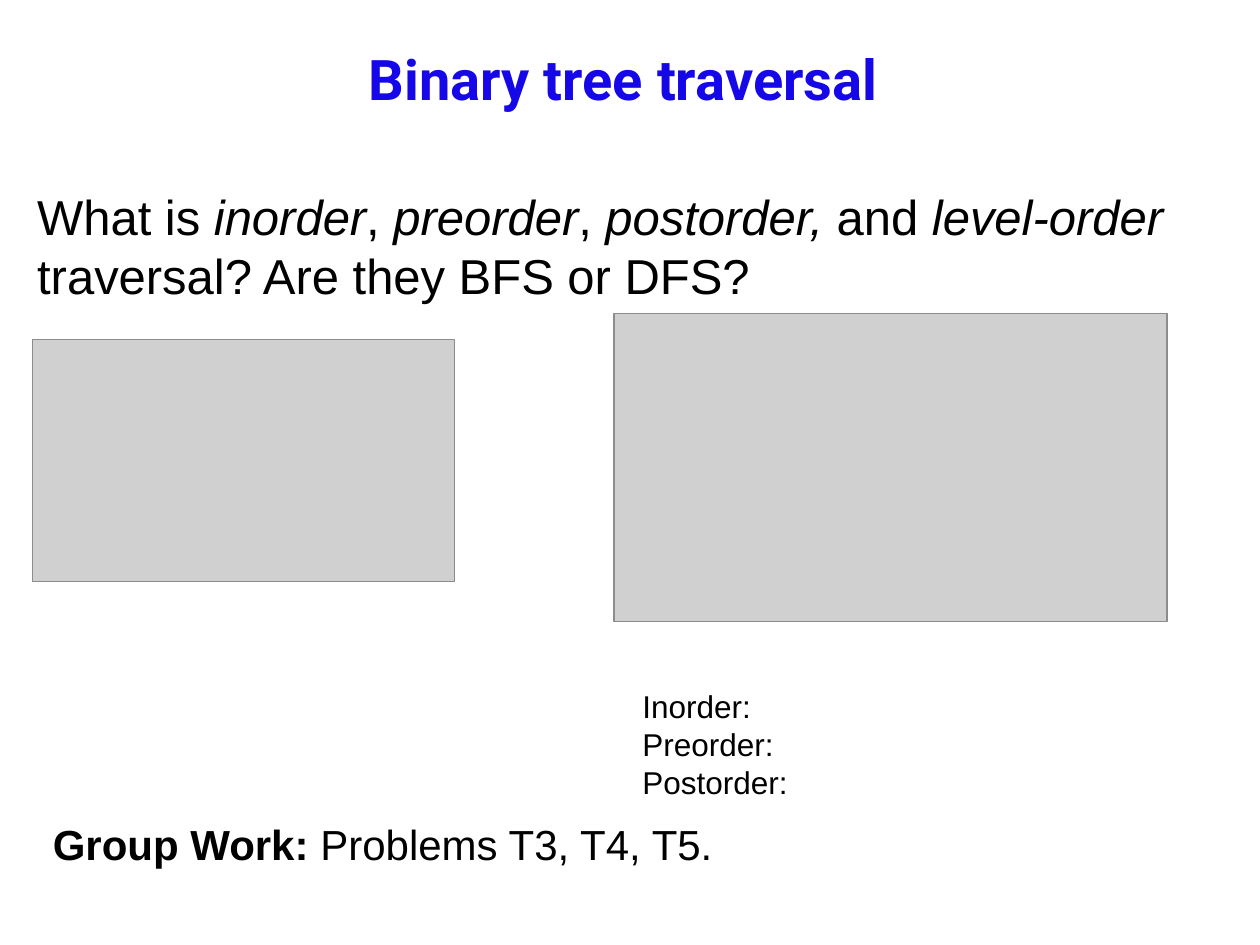
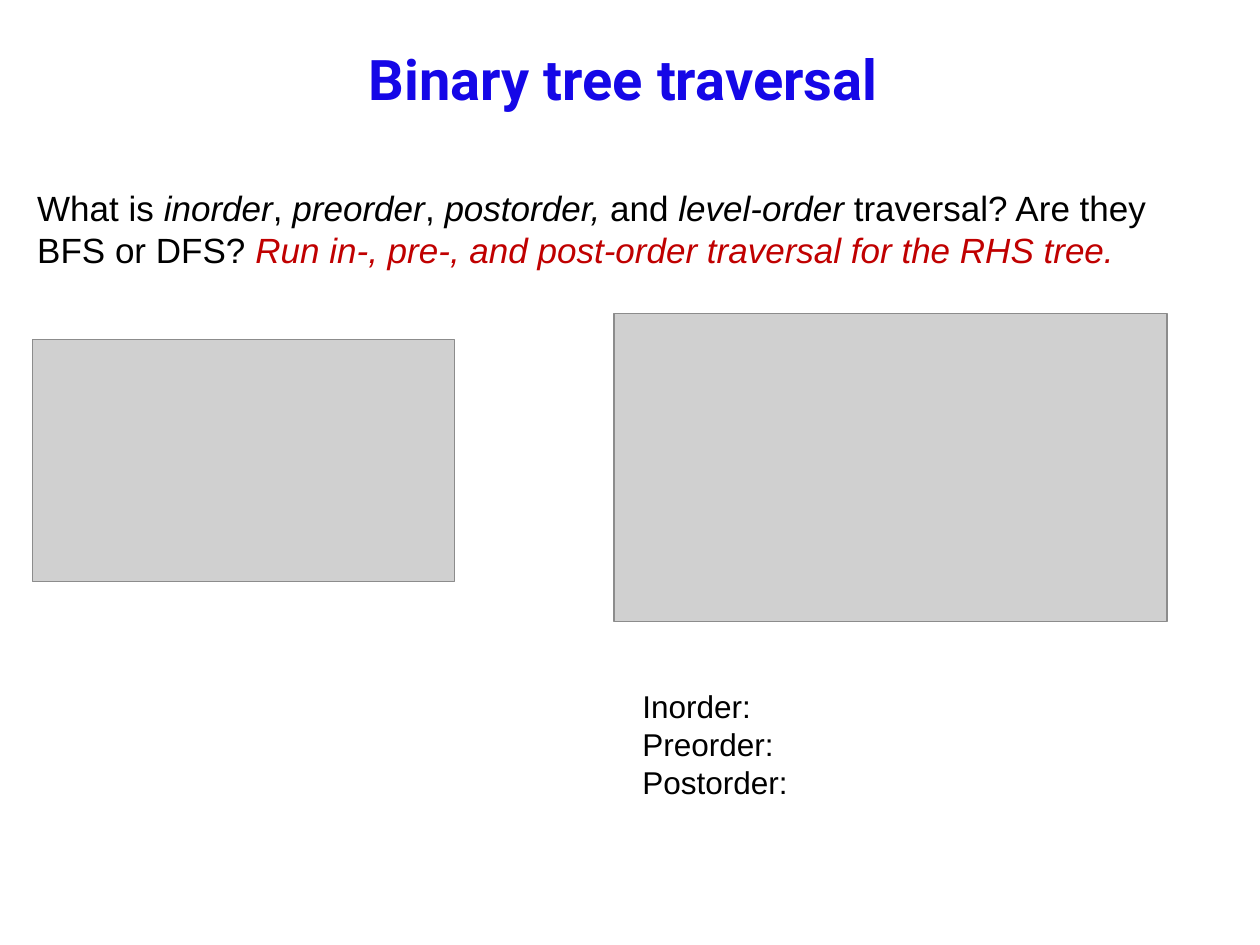
Before and after one commit to anhvir/c207, a slide deck: slide 9 of 06_C207_21S1.pptx. Drawn at 1260x945 pixels with LibreOffice and Linux fonts; fonts in the diff are those of the drawing; grey boxes stand for pictures; background and template pictures are left out. Boxes give left, top, right and bottom in pixels: in the first picture for what was removed or moved away, otherwise in the second. Text is boxed around its words. In the diff, an @@ line names an element or a change of style, - is before the commit and + after.

```diff
--- a/06_C207_21S1.pptx
+++ b/06_C207_21S1.pptx
@@ text at (37,195,1146,270): text changed; size 28 to 20 pt; italic on @@
-What is inorder, preorder, postorder, and level-order traversal? Are they BFS or DFS?
+What is inorder, preorder, postorder, and level-order traversal? Are they BFS or DFS? Run in-, pre-, and post-order traversal for the RHS tree.
@@ text removed at (53,829,713,868) @@
-Group Work: Problems T3, T4, T5.
```
Also in this commit, not shown: 15 other slides changed, 1 slide added, 1 other file.
